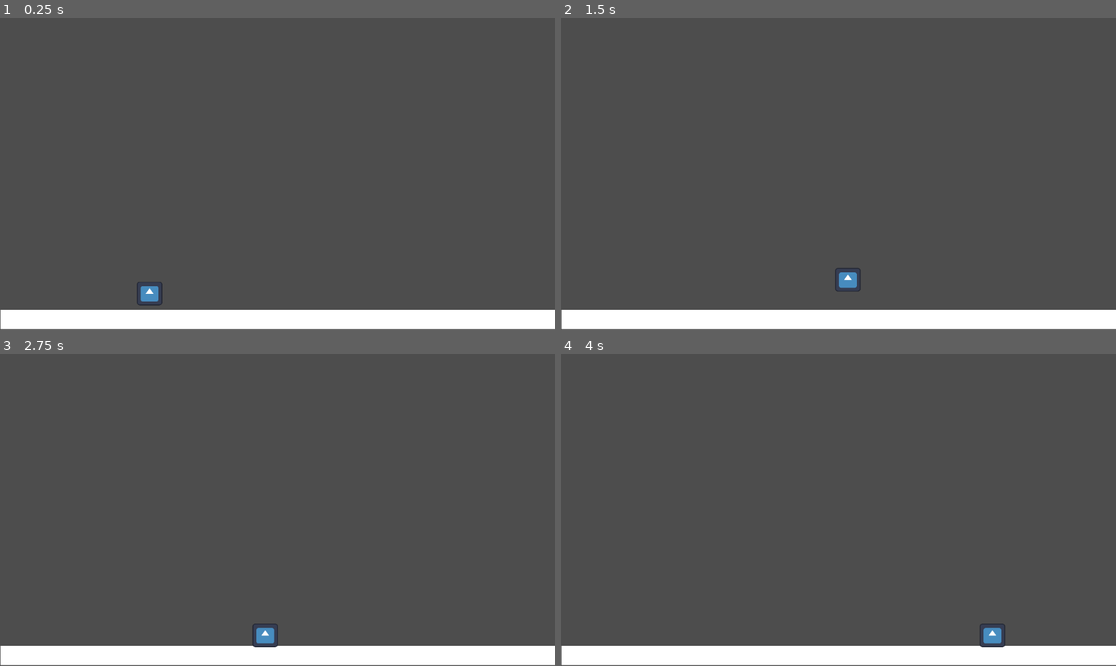
Above: before the commit, frames 1-4 (two rows, left to right).
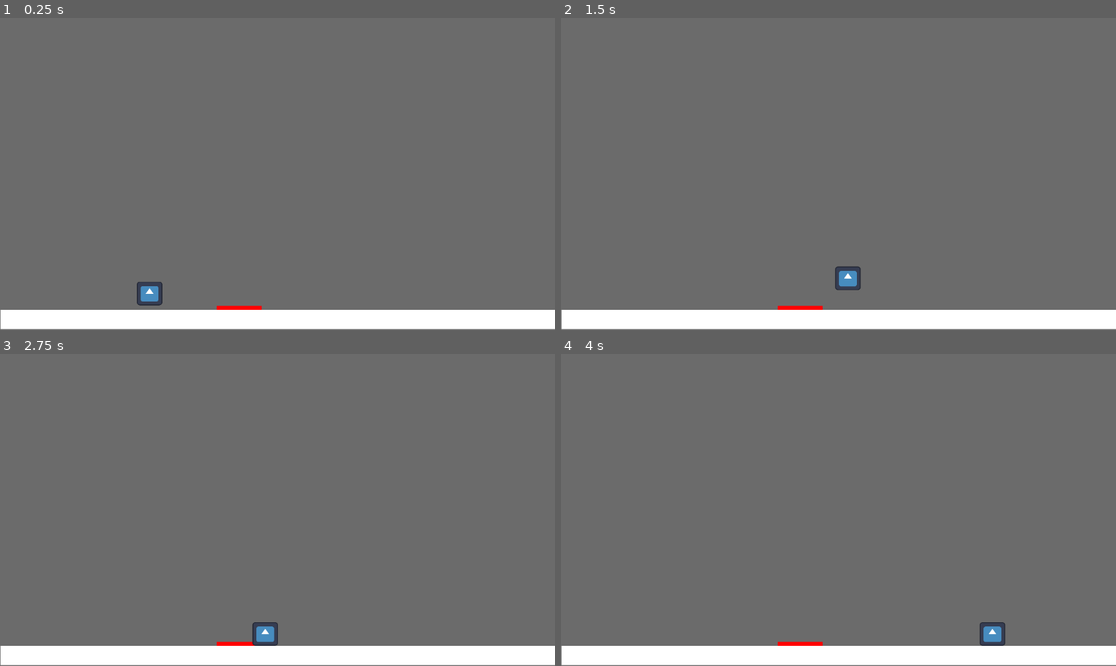
Above: after the commit, the same moments.

Repository: KOP-gaming/buas-application-2026
Game: Godot game, scene res://tutorial1.tscn
Same seed, same stepped clock (60 frames per second), same inputs: the game is played once before the commit and once after it. The engine's default icon, where the game draws it, is replaced by a stand-in: a white triangle on a blue panel in a dark square.
Inputs:
- Up to frame 1 (0.25 s): no input
- Up to frame 2 (1.5 s): hold Right (right) from 0.53 s (still down); tap Up (up) at 0.77 s
- Up to frame 3 (2.75 s): tap Up (up) at 1.52 s; release Right (right) at 2.03 s; hold Left (left) from 2.03 s (still down)
- Up to frame 4 (4 s): release Left (left) at 2.78 s; hold Right (right) from 2.78 s (still down); tap Up (up) at 3.02, 3.77 s

The runs differ from the first frame. In frame 1, 93% of the frame differs, in the area x 0-100%, y 0-100%; in frame 2, 93%; in frame 3, 94%; in frame 4, 94%.

Commit message:
Update tutorial1.tscn

Diff:
--- a/puzzle-platformer/tutorial1.tscn
+++ b/puzzle-platformer/tutorial1.tscn
@@ -1,15 +1,50 @@
-[gd_scene load_steps=5 format=3 uid="uid://clya2jolcja5e"]
+[gd_scene load_steps=6 format=3 uid="uid://clya2jolcja5e"]
 
 [ext_resource type="Script" uid="uid://cwppcbd2yei8y" path="res://player.gd" id="1_hdpfe"]
 [ext_resource type="Texture2D" uid="uid://67wexbprxcs5" path="res://icon.svg" id="2_8y1kj"]
 
+[sub_resource type="RectangleShape2D" id="RectangleShape2D_hdpfe"]
+size = Vector2(93, 9)
+
 [sub_resource type="RectangleShape2D" id="RectangleShape2D_m8dfu"]
-size = Vector2(1151.5, 43)
+size = Vector2(1151.5, 42.5)
 
 [sub_resource type="RectangleShape2D" id="RectangleShape2D_o74uc"]
-size = Vector2(50.5, 48)
+size = Vector2(53, 49)
 
 [node name="Node2D" type="Node2D"]
+
+[node name="DirectionalLight2D" type="DirectionalLight2D" parent="."]
+shadow_enabled = true
+shadow_color = Color(0, 0, 0, 1)
+shadow_filter = 1
+shadow_filter_smooth = 3.9
+
+[node name="ColorRect" type="ColorRect" parent="."]
+offset_left = -124.0
+offset_top = -57.0
+offset_right = 1302.0
+offset_bottom = 757.0
+color = Color(0.419813, 0.419813, 0.419813, 1)
+
+[node name="CanvasModulate" type="CanvasModulate" parent="."]
+color = Color(0, 0, 0, 1)
+
+[node name="Area2D" type="Area2D" parent="."]
+position = Vector2(494, 602)
+collision_layer = 2
+collision_mask = 2
+
+[node name="ColorRect" type="ColorRect" parent="Area2D"]
+offset_left = -44.0
+offset_top = -4.0
+offset_right = 49.0
+offset_bottom = 6.0
+color = Color(1, 0, 0, 1)
+
+[node name="CollisionShape2D" type="CollisionShape2D" parent="Area2D"]
+position = Vector2(2.5, 0.5)
+shape = SubResource("RectangleShape2D_hdpfe")
 
 [node name="StaticBody2D" type="StaticBody2D" parent="."]
 
@@ -20,7 +55,7 @@
 offset_bottom = 646.0
 
 [node name="floor" type="CollisionShape2D" parent="StaticBody2D"]
-position = Vector2(578.25, 628.5)
+position = Vector2(578, 627.25)
 shape = SubResource("RectangleShape2D_m8dfu")
 
 [node name="player" type="CharacterBody2D" parent="."]
@@ -33,5 +68,5 @@
 texture = ExtResource("2_8y1kj")
 
 [node name="CollisionShape2D" type="CollisionShape2D" parent="player"]
-position = Vector2(0.75, 0)
+position = Vector2(1.5, 1.5)
 shape = SubResource("RectangleShape2D_o74uc")
